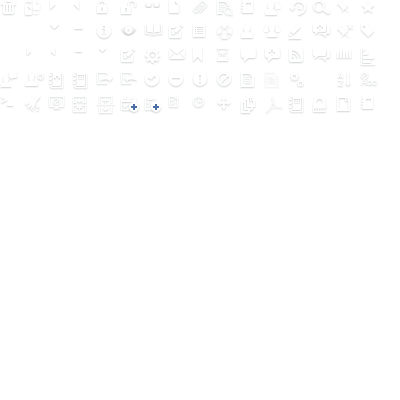
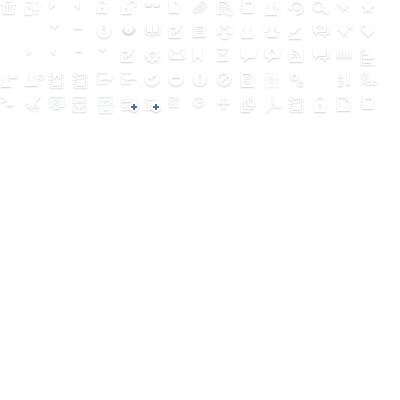
Comparing the layer stacks of the two 400x400 images. Changes:
renamed "Shape 122 copy 3" to "from template copy 3", painted on it over [241, 104, 255, 113]
renamed "wiki" to "wiki copy 3", painted on it over [148, 24, 162, 35]
added layer "seach" (1st of 2, in "member ship" › "group") in group "group" over [312, 0, 329, 14]
hid "seach" (2nd of 2, in "member ship" › "group") over [313, 0, 330, 14]
added layer "restore copy 3" in group "group" over [287, 0, 304, 15]
hid "restore" over [289, 0, 306, 15]
renamed "permission copy 7" to "lock copy 8", painted on it over [313, 96, 326, 112]
